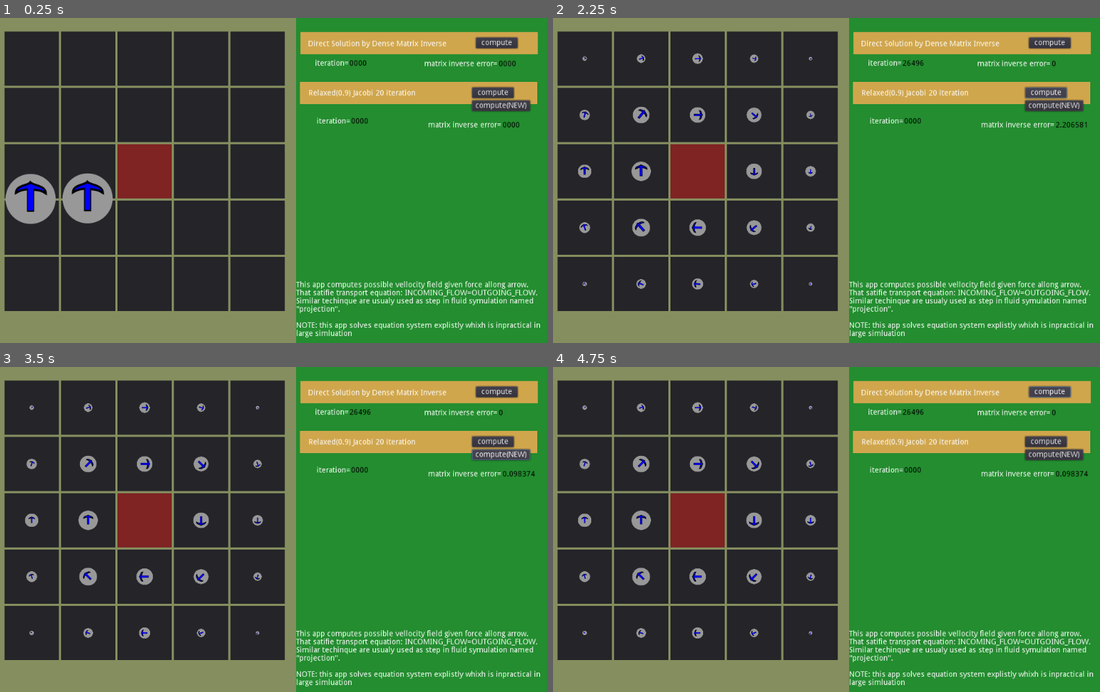
Above: before the commit, frames 1-4 (two rows, left to right).
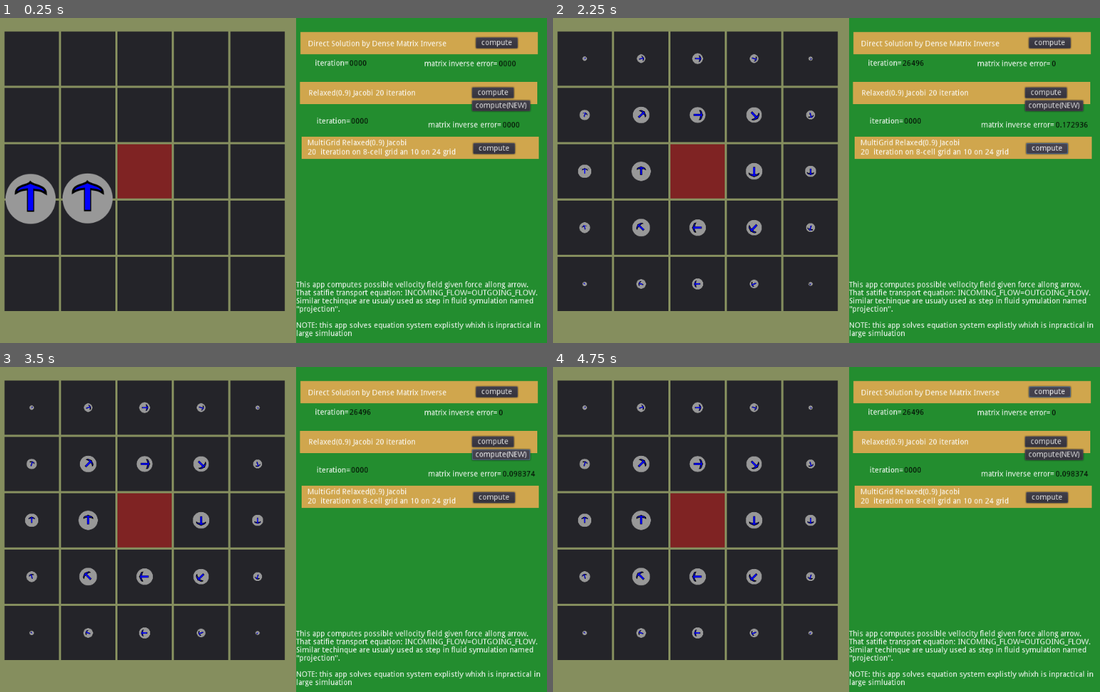
Above: after the commit, the same moments.

Repository: Lap-Luck/Fluid-Velocity-Solver-Demo
Game: Godot game, scene res://res/Main.tscn
Same seed, same stepped clock (60 frames per second), same inputs: the game is played once before the commit and once after it. The engine's default icon, where the game draws it, is replaced by a stand-in: a white triangle on a blue panel in a dark square.
Inputs:
- Up to frame 1 (0.25 s): no input
- Up to frame 2 (2.25 s): click "compute" at 0.5 s; click "compute" at 1.25 s; click "compute" at 2 s
- Up to frame 3 (3.5 s): click "compute(NEW)" at 2.75 s
- Up to frame 4 (4.75 s): click "compute(NEW)" at 3.5 s; click "compute" at 4.25 s

The runs differ from the first frame. In frame 1, 3.0% of the frame differs, in the area x 55-99%, y 36-44%; in frame 2, 3.5%, in the area x 4-99%, y 11-84%; in frame 3, 3.1%; in frame 4, 3.1%.

Commit message:
Add files via upload
Add multi-grid Jacobi solver.
For now every ceil in courser grid is composed of given set ceil in dense grid.
This sets aren't automaticly generated but have manualy created vaule

Diff:
--- a/Engine.gd
+++ b/Engine.gd
@@ -73,7 +73,7 @@
 var flow_x
 var flow_y
 
-func raf_solve(eq,way):
+func raf_solve(eq,way,data=[]):
 
 	var res
 	match way:
@@ -124,7 +124,49 @@
 			$"../HBoxContainer/ButtonPanel/Label_Error2/value".text=String(
 		Tools.vector_norm(Tools.vector_sub(m.mul(res),v),"L1"))
 		"MULTI_G":
-			pass#TODO MG
+			var sets=data
+			var simply_eq=Tools.EquationSystem.new()
+			for set_id in range(sets.size()):
+				var s_e=Tools.Equation.new()
+				var set=sets[set_id]
+				for id in set:
+					var eqation:Tools.Equation=eq.data[id]
+					for v_id in range(eqation.variables.size()):
+						var v_set=Tools.in_what_set(sets,eqation.variables[v_id])
+						if v_set==-1:
+							assert(false)
+						s_e.add(v_set,eqation.weights[v_id]/float(set.size()))
+				simply_eq.add(s_e)
+				for id in set:
+					s_e.value+=eq.data[id].value/float(set.size())
+			print("@@@@@@@@@@@@")
+			print(eq)
+			print("@@@@@@@@@@@@")
+			print(simply_eq)
+
+			var simply_sol=raf_solve(simply_eq,"JACOBI")
+
+			var x:PoolRealArray=Tools.zeros(eq.get_vector().size())
+			for set_id in range(sets.size()):
+				for id in sets[set_id]:
+					x[id]=simply_sol[set_id]
+			res=x
+
+
+			if true:#jacobi
+				var relaxation=0.1
+
+				var m:Tools.Matrix=eq.get_matrix()
+				var v:PoolRealArray=eq.get_vector()
+				#var x:PoolRealArray=Tools.zeros(v.size())
+				for try in range(10):
+					var err=Tools.vector_sub(m.mul(x),v)
+					for i in range(err.size()):
+						x[i]-=(1.0-relaxation)*err[i]/m.get_value(i,i)
+				res=x
+
+
+
 		_:
 			assert(false)
 	return res
@@ -186,6 +228,25 @@
 		e.value=equations_value[i]
 
 	var ceils_sets=[]#TODO MG
+	for vx in range(2):
+		for vy in range(2):
+			ceils_sets.append([global_ceils_id[[0+3*vx,0+3*vy]],
+								global_ceils_id[[1+3*vx,0+3*vy]],
+								global_ceils_id[[0+3*vx,1+3*vy]],
+								global_ceils_id[[1+3*vx,1+3*vy]],
+								])
+	ceils_sets.append([global_ceils_id[[2-1,2]],
+						global_ceils_id[[2-2,2]]
+						])
+	ceils_sets.append([global_ceils_id[[2+1,2]],
+						global_ceils_id[[2+2,2]]
+						])
+	ceils_sets.append([global_ceils_id[[2,2-1]],
+						global_ceils_id[[2,2-2]]
+						])
+	ceils_sets.append([global_ceils_id[[2,2+1]],
+						global_ceils_id[[2,2+2]]
+						])
 	print(m_system)
 
 	var solution
@@ -199,6 +260,9 @@
 		"JACOBI_C":
 			print("OK_NEW")
 			solution=raf_solve(m_system,"JACOBI_C")
+		"JACOBI_MG":
+			print("OK_NEW")
+			solution=raf_solve(m_system,"MULTI_G",ceils_sets)
 		_:
 			assert(false)
 	if false:
@@ -287,6 +351,8 @@
 			solve("JACOBI")
 		"PLAY3":
 			solve("JACOBI_C")
+		"PLAY4":
+			solve("JACOBI_MG")
 		_:
 			assert(false)
 
@@ -354,3 +420,7 @@
 
 func _on_PlayButton3_pressed():
 	self._on_Button_pressed("PLAY3")
+
+
+func _on_PlayButton4_pressed():
+	self._on_Button_pressed("PLAY4")
--- a/lib/tools.gd
+++ b/lib/tools.gd
@@ -298,6 +298,15 @@
 	if m.mul(PoolRealArray([1,0]))[1]!=-0.5:
 		print("err",m.mul(PoolRealArray([1,0])))
 		assert(false)
+
+#example in_what_set([[1,2,3][10,20,30]],20)==1 (set id)
+func in_what_set(sets,element):
+	for i in range(sets.size()):
+		if element in sets[i]:
+			return i
+	print("Count not find ",element," in ",sets)
+	return -1
+
 #[10,3]
 #[1,10]
 
--- a/res/Main.tscn
+++ b/res/Main.tscn
@@ -265,6 +265,16 @@
 "_edit_use_anchors_": false
 }
 
+[node name="ColorRect3" type="ColorRect" parent="HBoxContainer/ButtonPanel"]
+margin_left = 10.0
+margin_top = 219.0
+margin_right = 447.0
+margin_bottom = 260.0
+color = Color( 0.819608, 0.654902, 0.305882, 1 )
+__meta__ = {
+"_edit_use_anchors_": false
+}
+
 [node name="PlayButton" type="Button" parent="HBoxContainer/ButtonPanel"]
 margin_left = 331.0
 margin_top = 36.0
@@ -285,6 +295,16 @@
 "_edit_use_anchors_": false
 }
 
+[node name="PlayButton4" type="Button" parent="HBoxContainer/ButtonPanel"]
+margin_left = 326.0
+margin_top = 231.0
+margin_right = 403.0
+margin_bottom = 251.0
+text = "compute"
+__meta__ = {
+"_edit_use_anchors_": false
+}
+
 [node name="PlayButton3" type="Button" parent="HBoxContainer/ButtonPanel"]
 margin_left = 324.0
 margin_top = 152.0
@@ -395,6 +415,17 @@
 "_edit_use_anchors_": false
 }
 
+[node name="Label4" type="Label" parent="HBoxContainer/ButtonPanel"]
+margin_left = 21.0
+margin_top = 224.0
+margin_right = 302.0
+margin_bottom = 255.0
+text = "MultiGrid Relaxed(0.9) Jacobi
+20  iteration on 8-cell grid an 10 on 24 grid"
+__meta__ = {
+"_edit_use_anchors_": false
+}
+
 [node name="Engine" type="Node" parent="."]
 script = ExtResource( 2 )
 grid = NodePath("../HBoxContainer/MainWindow/SimView/GridContainer")
@@ -414,4 +445,5 @@
 
 [connection signal="pressed" from="HBoxContainer/ButtonPanel/PlayButton" to="Engine" method="_on_PlayButton_pressed"]
 [connection signal="pressed" from="HBoxContainer/ButtonPanel/PlayButton2" to="Engine" method="_on_PlayButton2_pressed"]
+[connection signal="pressed" from="HBoxContainer/ButtonPanel/PlayButton4" to="Engine" method="_on_PlayButton4_pressed"]
 [connection signal="pressed" from="HBoxContainer/ButtonPanel/PlayButton3" to="Engine" method="_on_PlayButton3_pressed"]
